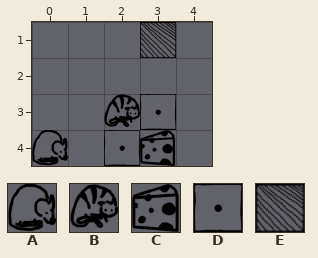
Tiled map: LudumDare24.Content/Levels/Level5.tmx. This is how it looked before the edit.
Cells are 100x100 px. Shown: x 0..4, y 1..4.
Key: from "Doodads": A 0 "Mouse", B 1 "Cat", C 2 "Cheese", D 3 "Crate", E 4 "Peg".
_ is an empty cell.
Layer "Main" before, first column x 0:
1 ___E_
2 _____
3 __BD_
4 A_DC_
Once edited:
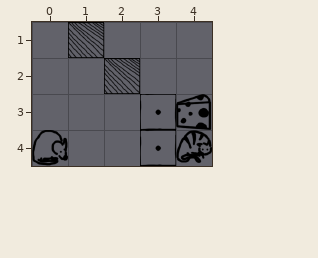
See-through tiles are keyed as they look on the map.
Edits made:
Layer "Main":
y 1: x 1 _ -> E; x 3 E -> _
y 2: x 2 _ -> E
y 3: x 2 B -> _; x 4 _ -> C
y 4: x 2..4 DC_ -> _DB
Pixel boxes of the changes (left, top, right, bottom) in both pictures:
changed: (68, 22, 212, 166)
